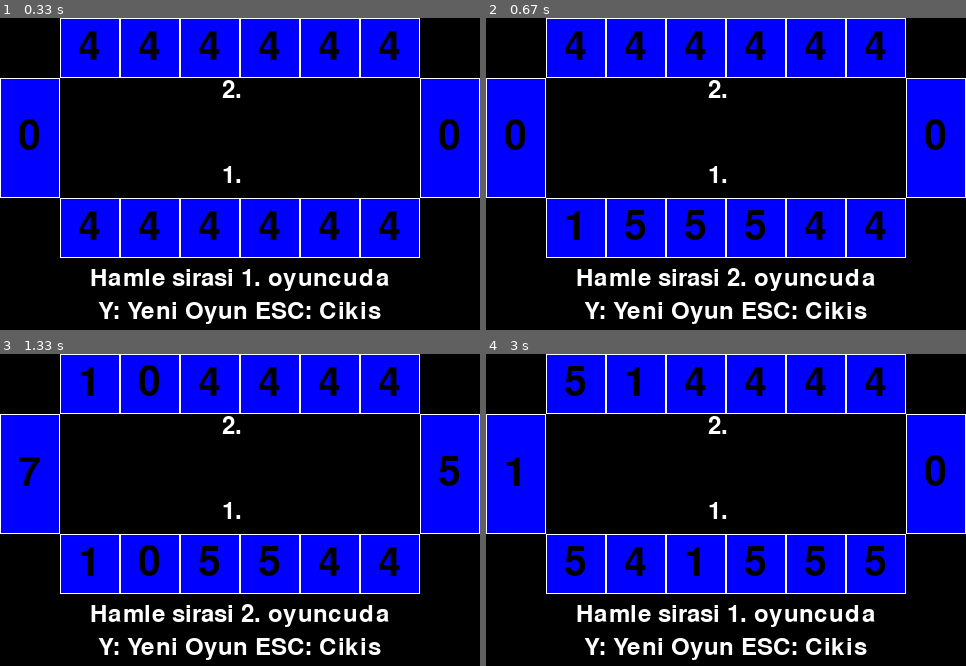
Above: before the commit, frames 1-4 (two rows, left to right).
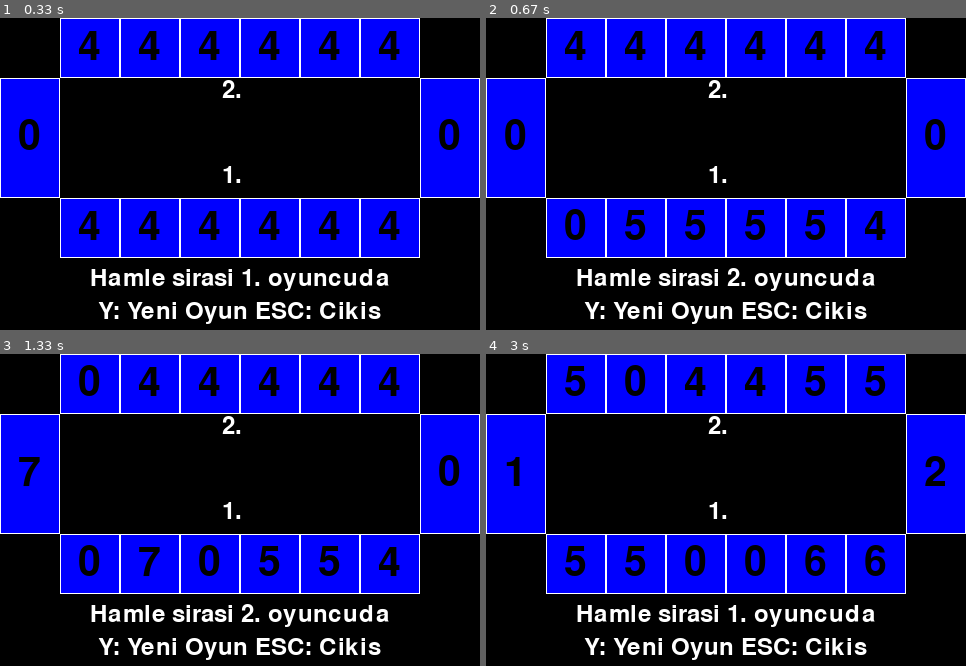
Above: after the commit, the same moments.

Repository: kurth4cker/mangala-pygame
Game: pygame game, started from mangala.py
Same seed, same stepped clock (60 frames per second), same inputs: the game is played once before the commit and once after it.
Inputs (mouse positions are in pixels of both pictures, inside the frame that each line leads up to):
- Up to frame 1 (0.33 s): no input
- Up to frame 2 (0.67 s): click "4" at 0.4 s
- Up to frame 3 (1.33 s): click "4" at 0.73 s; click (91, 588) at 1.07 s
- Up to frame 4 (3 s): tap Y at 1.33 s; click "4" at 1.73 s; click (730, 547) at 2.07 s; click (649, 410) at 2.9 s

Frame 1 is identical in both runs. In frame 2, 0.6% of the frame differs, in the area x 16-71%, y 61-72%; in frame 3, 1.7%; in frame 4, 2.0%, in the area x 28-96%, y 3-72%.

Commit message:
Update mangala.py

Diff:
--- a/mangala.py
+++ b/mangala.py
@@ -93,9 +93,9 @@
 						if hk1[i].collidepoint(olay.pos):
 							gg=s[i+7]
 							if gg!=0:
-								for jj in range(0,gg):
+								for jj in range(1,gg+1):
 									s[(i+7+jj)%14]+=1
-									s[i+7]=1
+									s[i+7]=0
 								son=(i+7+jj)%14
 								if son==13:
 									oyuncu_birinci=True
@@ -119,9 +119,9 @@
 						if hk2[i].collidepoint(olay.pos):
 							gg=s[5-i]
 							if gg!=0:
-								for jj in range(0,gg):
+								for jj in range(1,gg+1):
 									s[(5-i+jj)%14]+=1
-									s[5-i]=1
+									s[5-i]=0
 								son=(5-i+jj)%14
 								if son==6:
 									oyuncu_birinci=False
